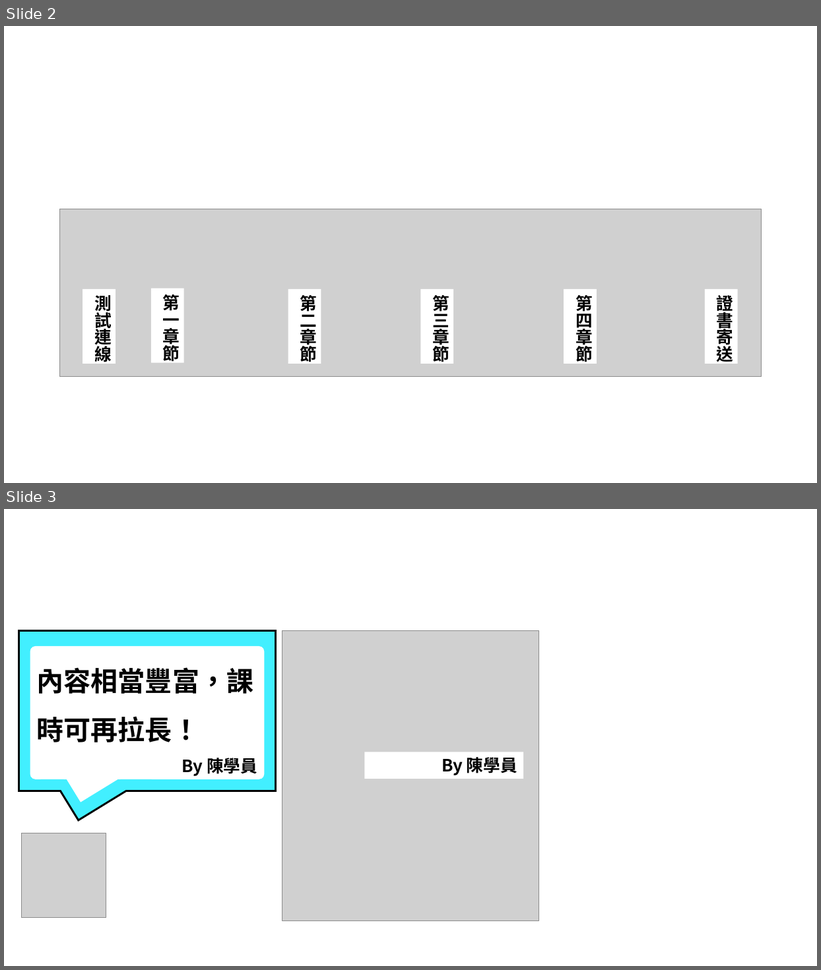
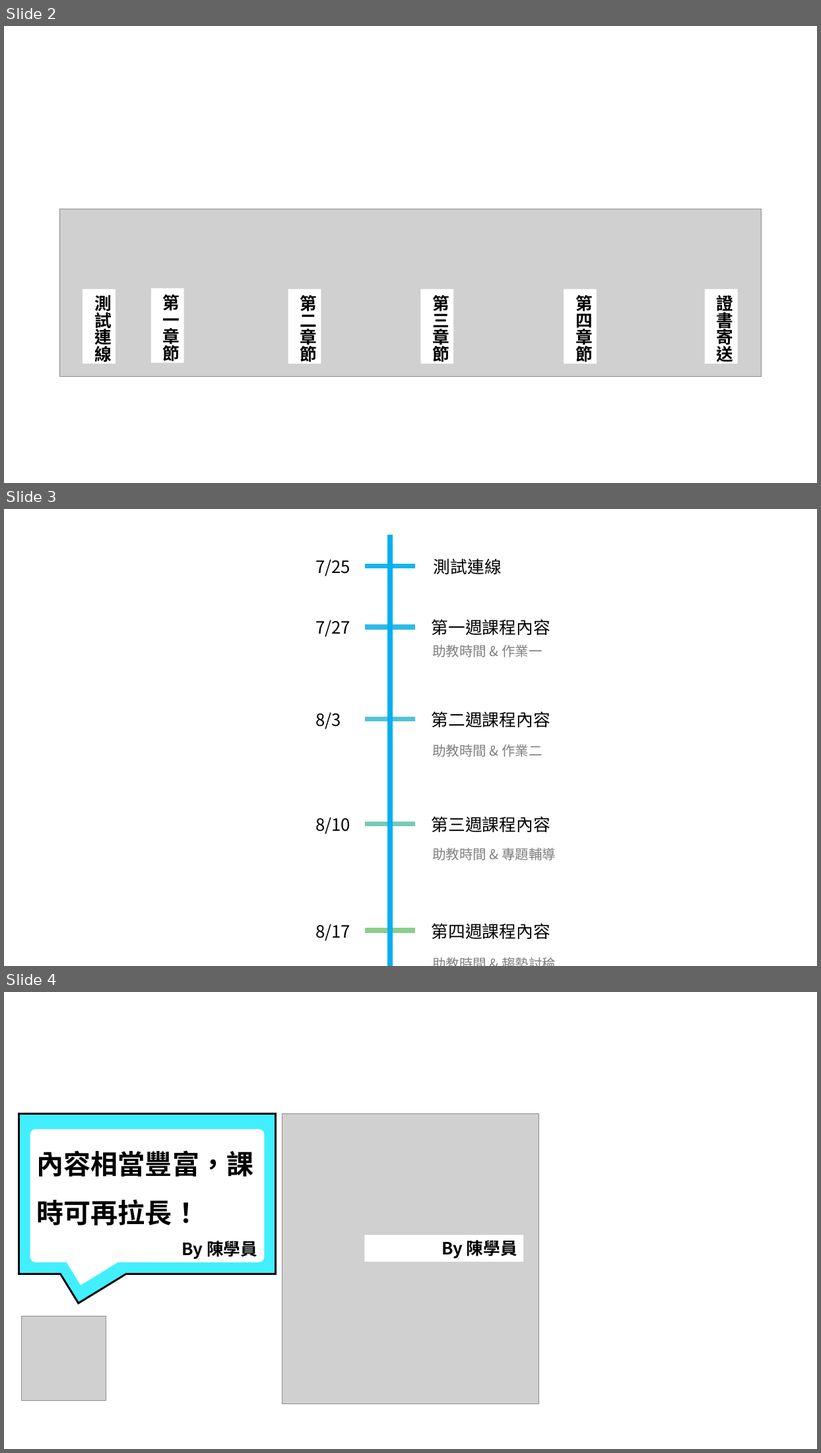
Before and after one commit to AI-FREE-Team/AI-FREE-Team.github.io, a slide deck: generative_ai_course/assets/img/phase2/新增 Microsoft PowerPoint 簡報.pptx. Shown one above the other, each under a label of ours: slides 2 and 3 before the commit, slides 2, 3 and 4 after it. The pictures are 821x970 and 821x1453 pixels, drawn with LibreOffice and Linux fonts; fonts in the diff are those of the drawing; grey boxes stand for pictures. Boxes give left, top, right and bottom in pixels: in the first picture for what was removed or moved away, otherwise in the second. Text is boxed around its words. In the diff, an @@ line names an element or a change of style, - is before the commit and + after.

```diff
--- a/generative_ai_course/assets/img/phase2/新增 Microsoft PowerPoint 簡報.pptx
+++ b/generative_ai_course/assets/img/phase2/新增 Microsoft PowerPoint 簡報.pptx
@@ slide 3 added at (4, 509, 817, 966), background #FFFFFF @@
@@ group added at (316, 535, 567, 966): 14 texts, 5 lines, 1 arrow @@
+7/25
+測試連線
+7/27
+第一週課程內容
+8/3
+第二週課程內容
+8/10
+第三週課程內容
+8/17
+第四週課程內容
+助教時間 & 作業一
+助教時間 & 作業二
+助教時間 & 專題輔導
+助教時間 & 趨勢討稐
@@ what was slide 3 is now slide 4 @@
```
Also in this commit, not shown: 14 other files.
